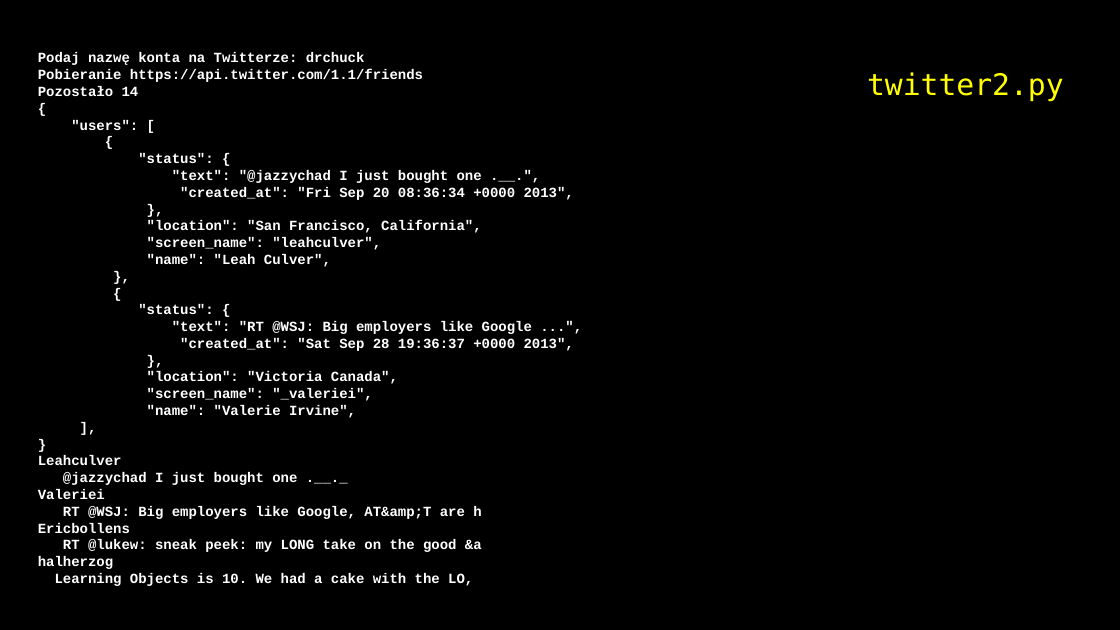
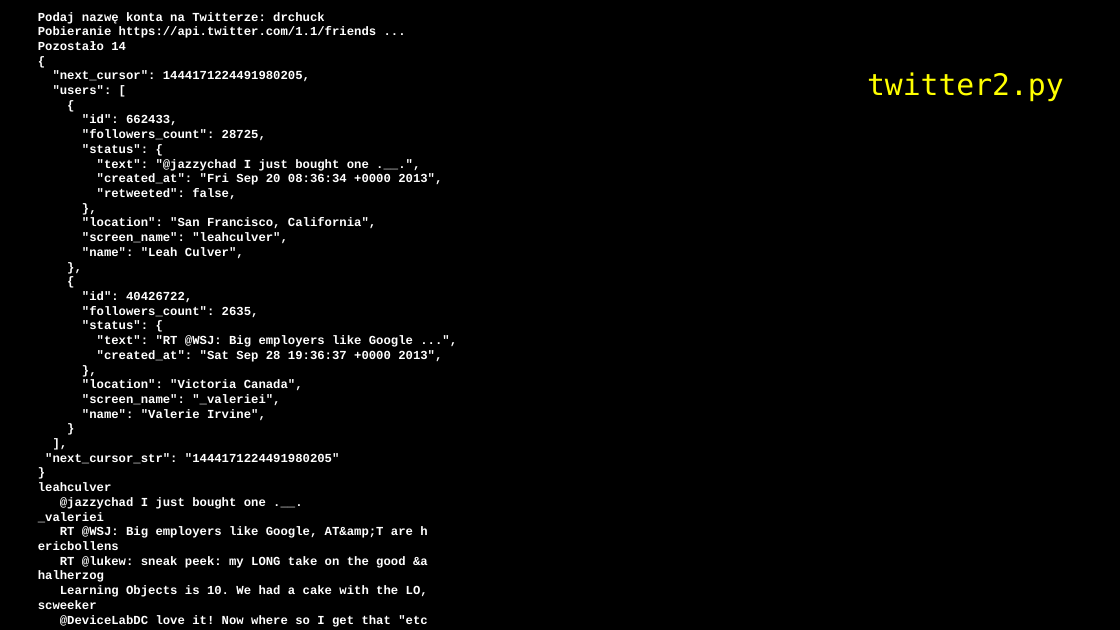
Before and after one commit to andre-wojtowicz/py4e-pl, a slide deck: slide 49 of lectures3/Pythonlearn-13-WebServices.pptx. Drawn at 1120x630 pixels with LibreOffice and Linux fonts; fonts in the diff are those of the drawing. Boxes give left, top, right and bottom in pixels: in the first picture for what was removed or moved away, otherwise in the second. Text is boxed around its words. In the diff, an @@ line names an element or a change of style, - is before the commit and + after.

```diff
--- a/lectures3/Pythonlearn-13-WebServices.pptx
+++ b/lectures3/Pythonlearn-13-WebServices.pptx
@@ text at box(38, 27, 376, 38): text changed; size 16 to 14 pt @@
-Pobieranie https://api.twitter.com/1.1/friends
+Pobieranie https://api.twitter.com/1.1/friends ...
@@ text at box(38, 12, 442, 627): paragraph added @@
+}
@@ text at box(38, 12, 442, 597): size 16 to 14 pt in "Podaj nazwę konta na Twitterze: drchuck", "Pozostało 14", "{", ""users": [" and 23 more places @@
@@ text at box(53, 71, 310, 81): paragraph added @@
+"next_cursor": 1444171224491980205,
@@ text at box(82, 115, 266, 140): paragraphs added @@
+"id": 662433,
+"followers_count": 28725,
@@ text at box(97, 188, 236, 199): paragraph added @@
+"retweeted": false,
@@ text at box(82, 291, 259, 317): paragraphs added @@
+"id": 40426722,
+"followers_count": 2635,
@@ text at box(45, 453, 340, 464): paragraph added @@
+"next_cursor_str": "1444171224491980205"
@@ text at box(38, 482, 266, 523): text changed; size 16 to 14 pt @@
-Leahculver
-@jazzychad I just bought one .__._
-Valeriei
+leahculver
+@jazzychad I just bought one .__.
+_valeriei
@@ text at box(38, 541, 119, 550): text changed; size 16 to 14 pt @@
-Ericbollens
+ericbollens
@@ text at box(38, 600, 427, 627): paragraphs added @@
+scweeker
+@DeviceLabDC love it! Now where so I get that "etc
```
Also in this commit, not shown: 27 other slides changed, 8 slides added, 8 slides removed, 39 other files.
